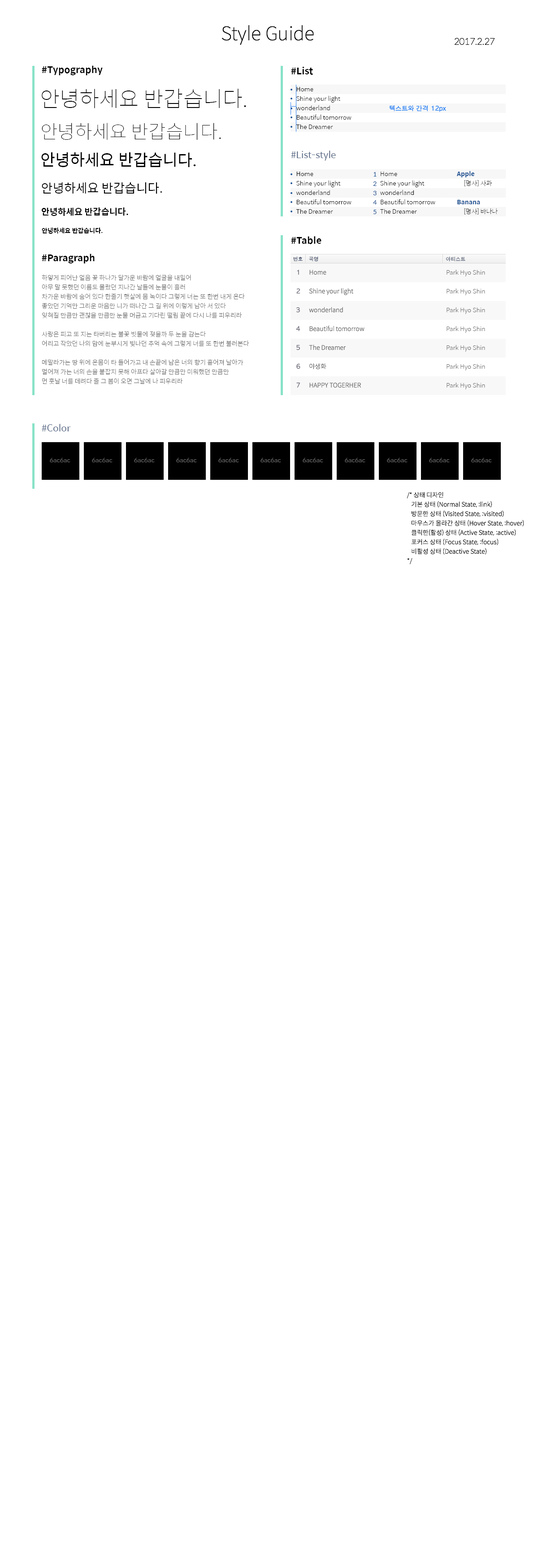
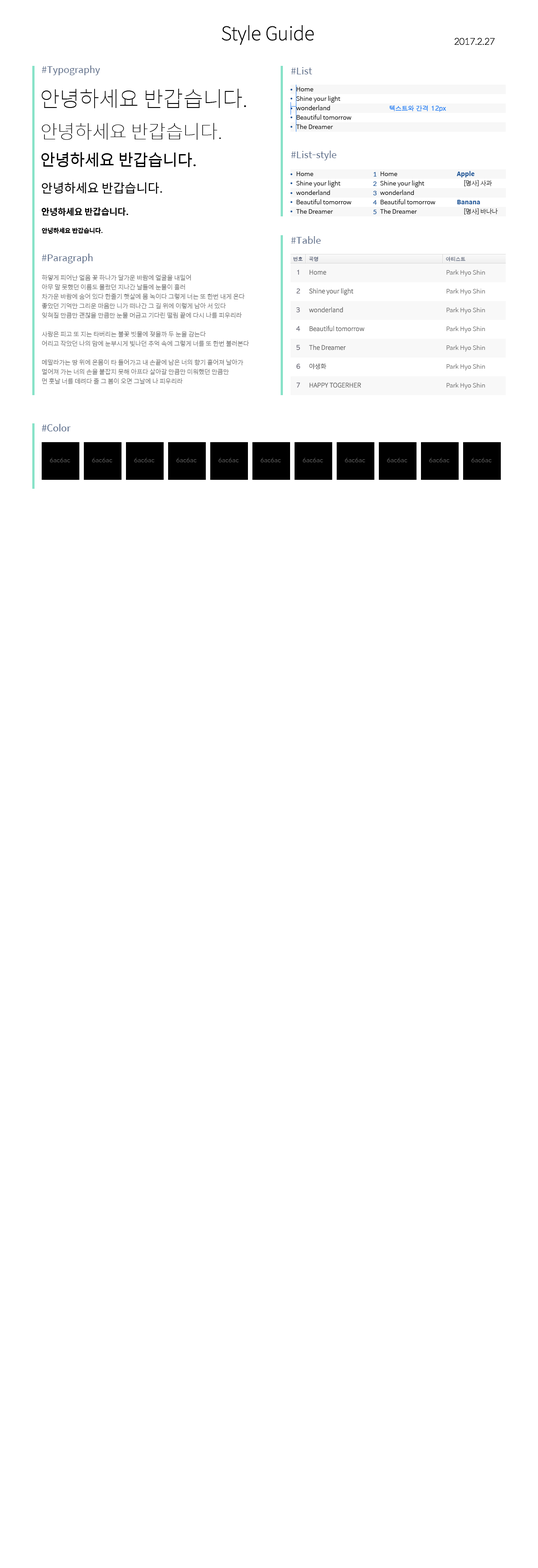
Layers edited between the first and the second 538 x 1568 image:
hid "/* 상태 디자인 기본 상태 (Normal State, :link) 방문한 상태 (Visited St" over [406, 491, 524, 565]
painted on "#Table" (2nd of 2, in "#Table") over [290, 236, 322, 245]
painted on "List_style" (2nd of 2, in "#List" › "List_style") over [292, 150, 337, 161]
painted on "#List" (2nd of 2, in "#List" › "List") over [290, 66, 313, 75]
painted on "#Paragraph" over [41, 253, 95, 264]
painted on "#Typography" over [41, 65, 103, 76]
